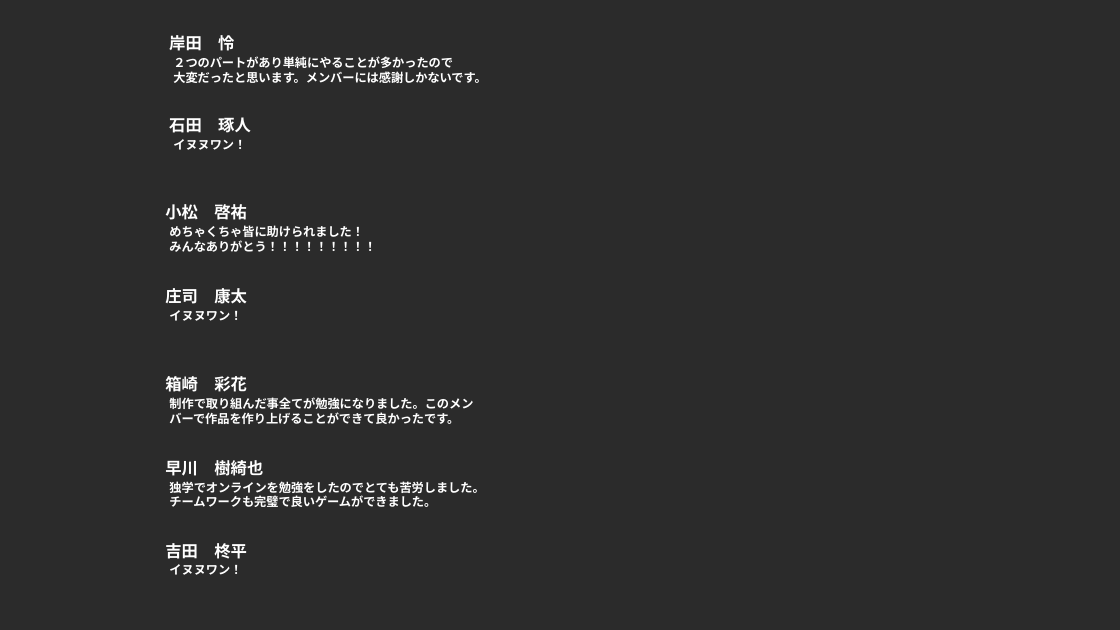
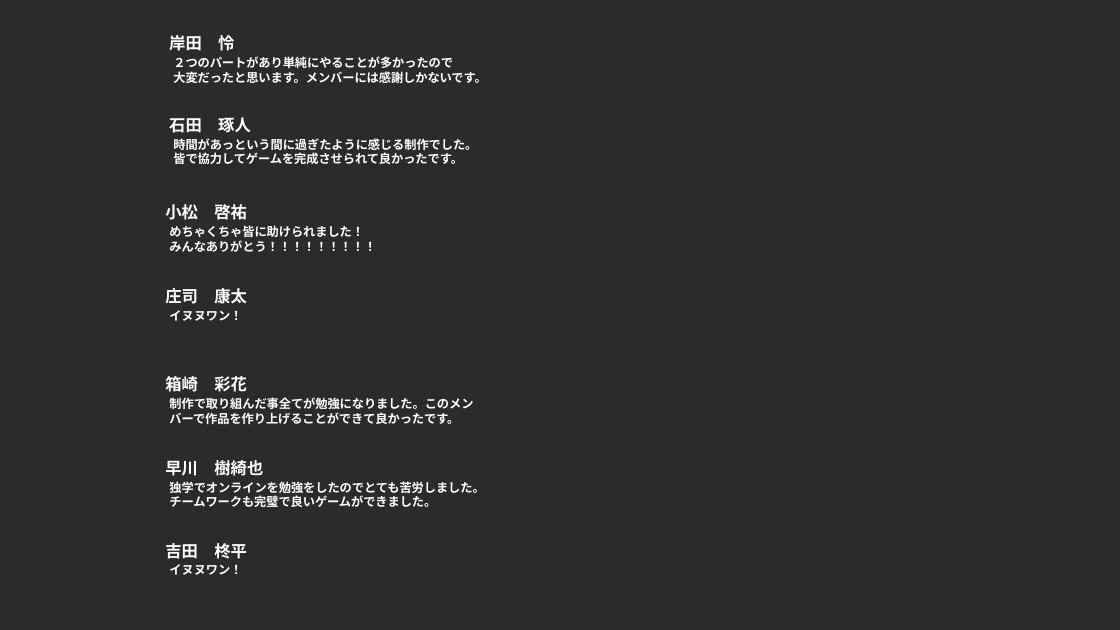
Before and after one commit to ReiKishida/KishidaStudio_Front_Line, a slide deck: slide 1 of パッケージにひとこと.pptx. Drawn at 1120x630 pixels with LibreOffice and Linux fonts; fonts in the diff are those of the drawing; background and template pictures are left out; a plain dark background stands for a picture behind light text. Boxes give left, top, right and bottom in pixels: in the first picture for what was removed or moved away, otherwise in the second. Text is boxed around its words. In the diff, an @@ line names an element or a change of style, - is before the commit and + after.

Commit message:
パッケージ更新

```diff
--- a/パッケージにひとこと.pptx
+++ b/パッケージにひとこと.pptx
@@ text at box(173, 138, 477, 164): text changed @@
-イヌヌワン！
+時間があっという間に過ぎたように感じる制作でした。
+皆で協力してゲームを完成させられて良かったです。
```
